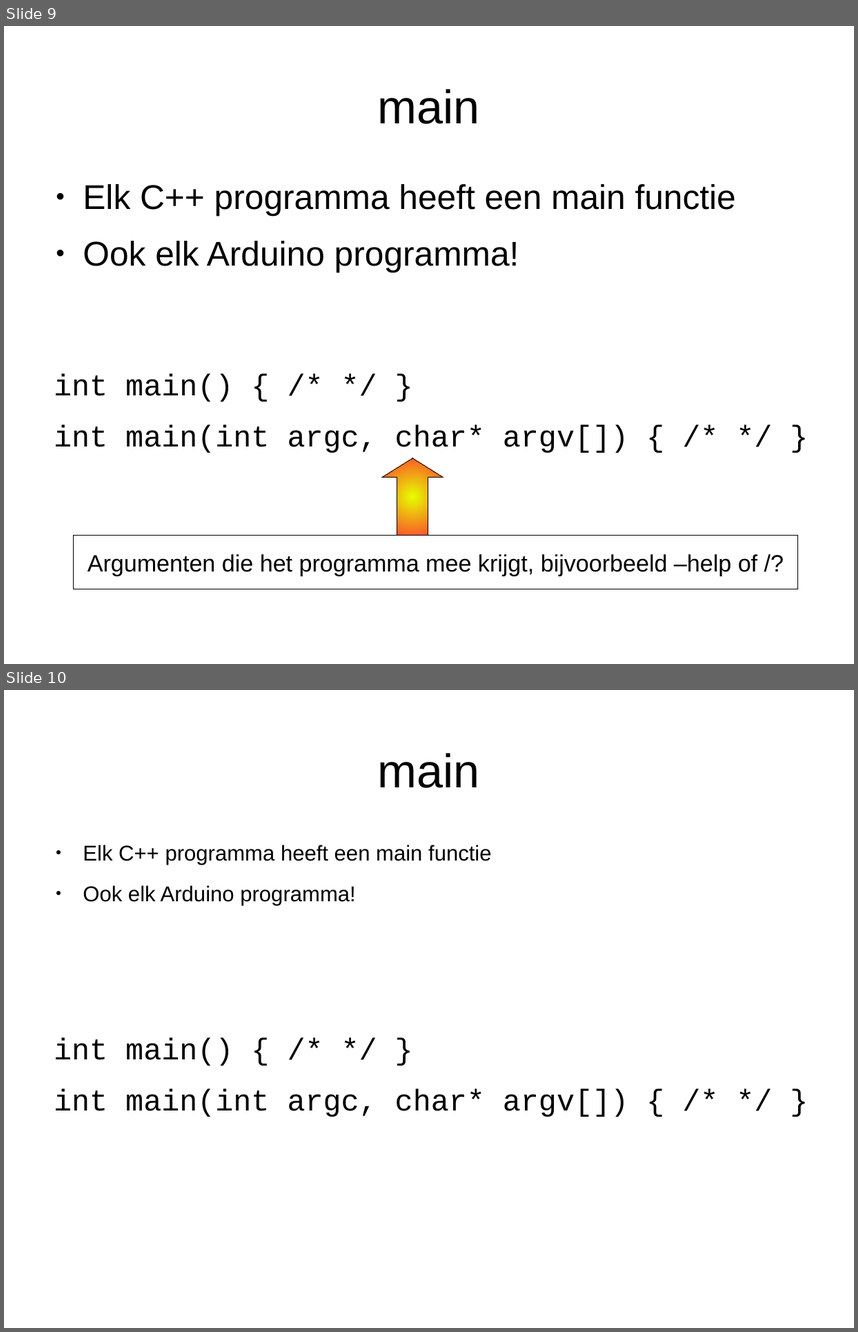
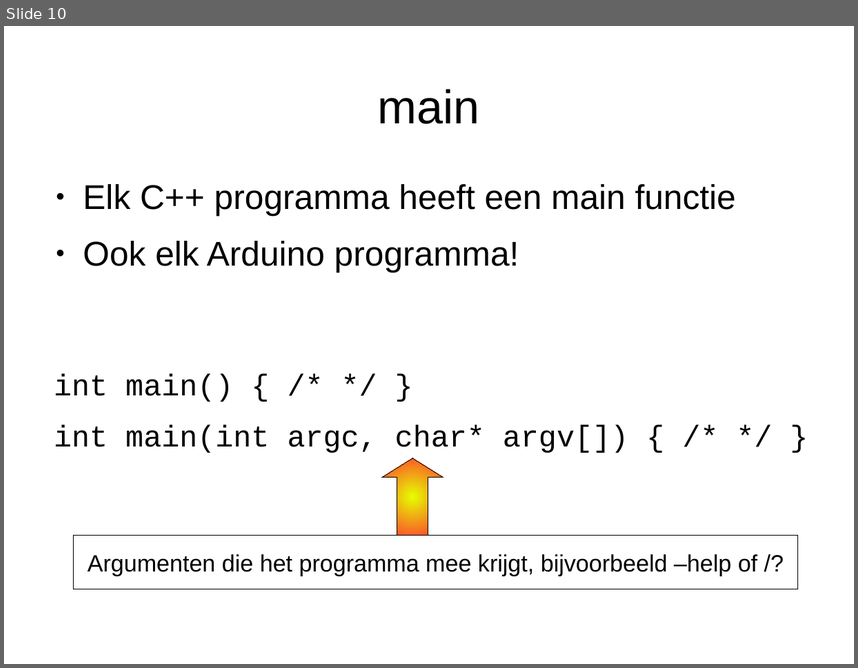
Before and after one commit to djog/arduino_cursus, a slide deck: Raw/ArduinoEnCpp.odp. Shown one above the other, each under a label of ours: slides 9 and 10 before the commit, slide 10 after it. The pictures are 858x1332 and 858x668 pixels, drawn with LibreOffice and Linux fonts; fonts in the diff are those of the drawing. Boxes give left, top, right and bottom in pixels: in the first picture for what was removed or moved away, otherwise in the second. Text is boxed around its words. In the diff, an @@ line names an element or a change of style, - is before the commit and + after.

Commit message:
Toegevoegd: Arduino en C++

```diff
--- a/Raw/ArduinoEnCpp.odp
+++ b/Raw/ArduinoEnCpp.odp
@@ slide 10 removed at (4,690,854,1328), background #FFFFFF @@
@@ title removed at (378,753,480,788) @@
-main
@@ text removed at (83,845,492,902) @@
-● Elk C++ programma heeft een main functie
-● Ook elk Arduino programma!
@@ text removed at (54,1037,628,1116) @@
-int main() { /* */ }
-int main(int argc, char* argv[]) { /* */ }
@@ what was slide 9 is now slide 10 @@
```
Also in this commit, not shown: 1 slide changed, 3 slides added, 2 other files.
